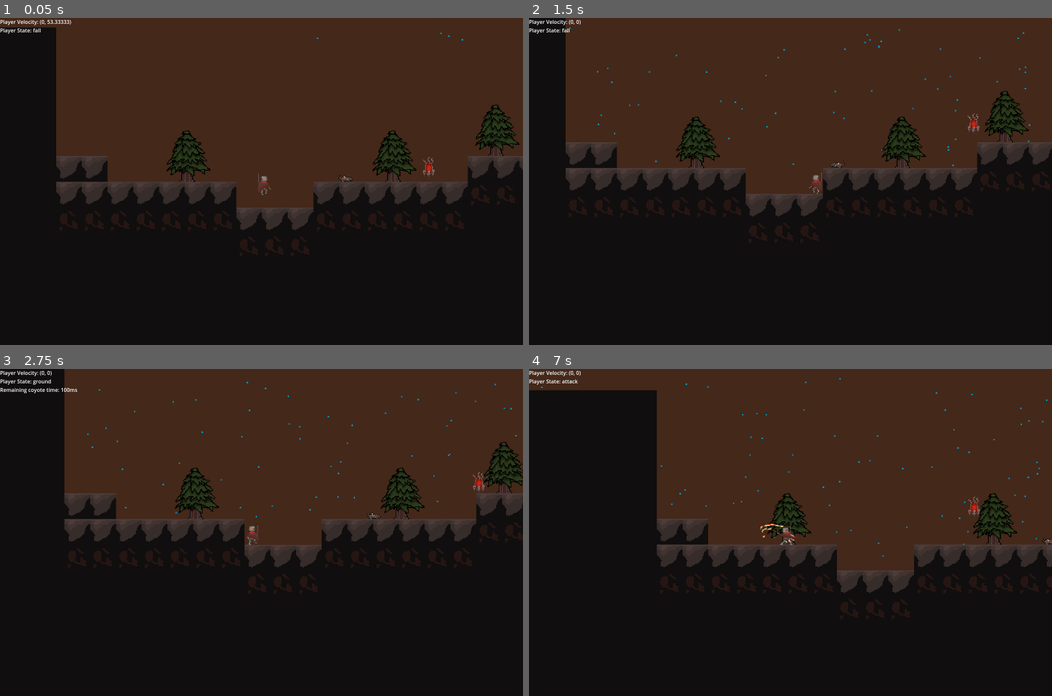
Above: before the commit, frames 1-4 (two rows, left to right).
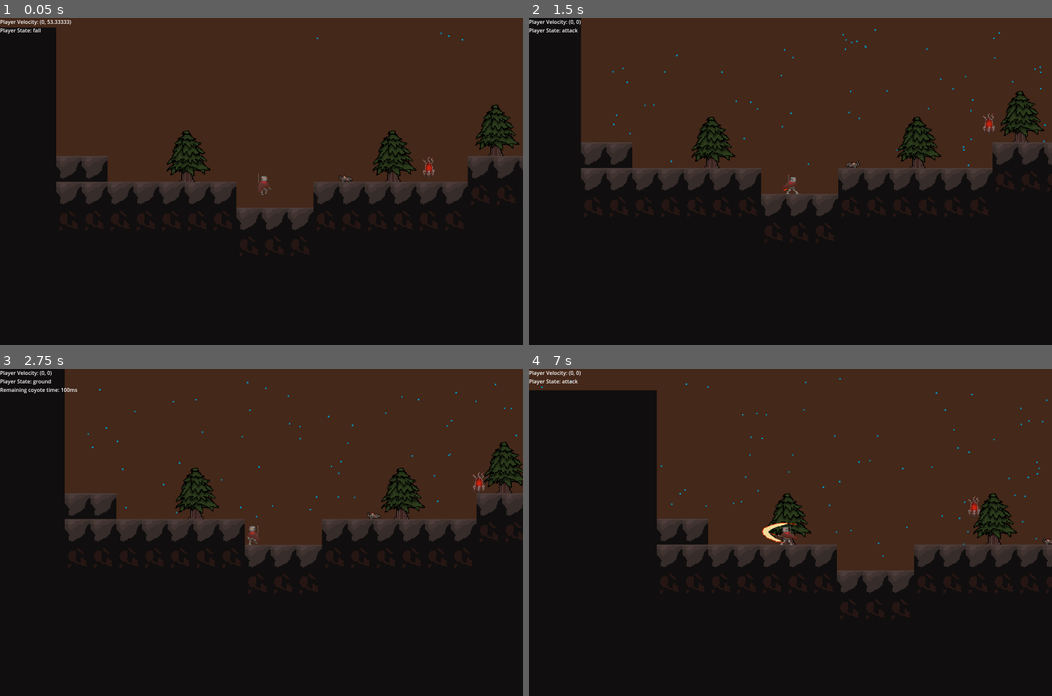
Above: after the commit, the same moments.

Repository: Rowan-Nag/Metroidvania
Game: Godot game, scene res://node_2d.tscn
Same seed, same stepped clock (60 frames per second), same inputs: the game is played once before the commit and once after it.
Inputs (mouse positions are in pixels of both pictures, inside the frame that each line leads up to):
- Up to frame 1 (0.05 s): no input
- Up to frame 2 (1.5 s): move the mouse to (905, 165) at 0.52 s; hold D (Right) from 0.53 s (still down); click (905, 165) at 0.6 s; tap Space (Jump) at 0.77 s; move the mouse to (685, 197) at 1.27 s; tap Shift (Dash) at 1.35 s
- Up to frame 3 (2.75 s): tap Space (Jump) at 1.52 s; move the mouse to (313, 460) at 2.02 s; release D (Right) at 2.03 s; hold A (Left) from 2.03 s (still down); right-click (313, 460) at 2.1 s
- Up to frame 4 (7 s): move the mouse to (764, 597) at 2.77 s; release A (Left) at 2.78 s; hold D (Right) 2.78-4.28 s; tap Q (Shield) at 2.85, 5.85 s; tap Space (Jump) at 3.02, 3.77, 4.52, 6.02, 6.77 s; move the mouse to (947, 581) at 3.52 s; click (947, 581) at 3.6 s; move the mouse to (633, 483) at 4.27 s; hold A (Left) 4.28-5.03 s; tap Shift (Dash) at 4.35 s; move the mouse to (816, 532) at 5.02 s; hold D (Right) 5.03-5.78 s; right-click (816, 532) at 5.1 s; move the mouse to (712, 450) at 5.77 s; hold A (Left) from 5.78 s (still down); move the mouse to (905, 516) at 6.52 s; click (905, 516) at 6.6 s

The runs differ from the first frame. In frame 1, less than 0.1% of the frame differs, in the area x 50-51%, y 52-53%; in frame 2, 7.5%, in the area x 6-100%, y 0-61%; in frame 3, 0.5%; in frame 4, 0.2%.

Commit message:
attack/animation updates

Diff:
--- a/Particles/attack_particles.tscn
+++ b/Particles/attack_particles.tscn
@@ -17,8 +17,8 @@
 gravity = Vector2(2.08165e-12, 2.08165e-12)
 initial_velocity_min = 50.0
 initial_velocity_max = 50.0
-scale_amount_min = 2.0
-scale_amount_max = 2.0
+scale_amount_min = 6.5
+scale_amount_max = 6.5
 scale_amount_curve = SubResource("Curve_4g64x")
 color = Color(0.792157, 0.792157, 0.792157, 1)
 script = ExtResource("1_80yfa")
--- a/attack1.tscn
+++ b/attack1.tscn
@@ -47,7 +47,7 @@
 }]
 
 [sub_resource type="RectangleShape2D" id="RectangleShape2D_exruq"]
-size = Vector2(15.6145, 31.6406)
+size = Vector2(28.7812, 31.6406)
 
 [node name="Attack" type="AnimatedSprite2D"]
 position = Vector2(42, 1.19209e-07)
@@ -61,12 +61,12 @@
 collision_mask = 9
 
 [node name="CollisionShape2D" type="CollisionShape2D" parent="Area2D"]
-position = Vector2(7.02607, 0.390625)
+position = Vector2(13.6094, 0.390625)
 shape = SubResource("RectangleShape2D_exruq")
 
 [node name="RayCast2D" type="RayCast2D" parent="."]
 position = Vector2(-7.16666, -1.98682e-08)
-target_position = Vector2(22.1667, 3.31587e-14)
+target_position = Vector2(23.1667, -3.97363e-08)
 collision_mask = 9
 
 [connection signal="body_entered" from="Area2D" to="." method="_on_area_2d_body_entered"]
--- a/player.tscn
+++ b/player.tscn
@@ -247,20 +247,20 @@
 }, {
 "frames": [{
 "duration": 1.0,
-"texture": SubResource("AtlasTexture_ftqn8")
-}, {
-"duration": 1.0,
-"texture": SubResource("AtlasTexture_83b2r")
-}, {
-"duration": 1.0,
-"texture": SubResource("AtlasTexture_j10wf")
-}, {
-"duration": 1.0,
-"texture": SubResource("AtlasTexture_85o38")
-}],
-"loop": true,
+"texture": SubResource("AtlasTexture_kbgby")
+}, {
+"duration": 1.0,
+"texture": SubResource("AtlasTexture_sqnq6")
+}, {
+"duration": 1.0,
+"texture": SubResource("AtlasTexture_4r2m5")
+}, {
+"duration": 1.0,
+"texture": SubResource("AtlasTexture_03rhl")
+}],
+"loop": false,
 "name": &"jump",
-"speed": 12.0
+"speed": 10.0
 }, {
 "frames": [{
 "duration": 1.0,
@@ -676,7 +676,7 @@
 position = Vector2(6.51553, 7.31186)
 scale = Vector2(2.44927, 2.44927)
 sprite_frames = SubResource("SpriteFrames_ydj5b")
-animation = &"attack"
+animation = &"jump"
 speed_scale = 1.5
 
 [node name="AnimatedSprite2D_frog" type="AnimatedSprite2D" parent="."]
@@ -684,7 +684,7 @@
 position = Vector2(1.62888, -5.72205e-06)
 scale = Vector2(2.50135, 2.80706)
 sprite_frames = SubResource("SpriteFrames_ixvtf")
-animation = &"attack"
+animation = &"jump"
 metadata/_edit_group_ = true
 
 [node name="CollisionShape2D" type="CollisionShape2D" parent="."]
@@ -734,7 +734,8 @@
 
 [node name="attack" type="Node" parent="state_machine"]
 script = ExtResource("12_x4vra")
-frames_before_attack = 2
+attack_rate = 0.8
+frames_before_attack = 3
 airDragMultiplier = 0.3
 
 [node name="wallcling" type="Node" parent="state_machine"]
Binary file changed: Sprites/RobotGuy/robotguyfall.png
Not shown, changed: Sprites/RobotGuy/robotguyfall.png.import
Binary file changed: Sprites/RobotGuy/robotguyjump.png
Not shown, changed: Sprites/RobotGuy/robotguyjump.png.import
Not shown: 4 places in player.tscn that only renumber resources
